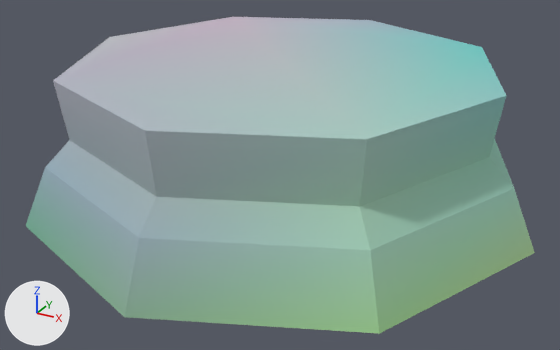
Two versions of the glTF model assets/kit/watcher_base.glb, one commit apart.
Rendered twice from a 50 mm lens placed at (0.847, -1.556, 0.829), pointed at (0.014, -0.041, 0.072). Every picture has the same lights, and +X, +Y and +Z are marked at lower left. The older version comes first. Vertices at exactly the same position are counted once.

Objects in the first picture: 'watcher_base'.
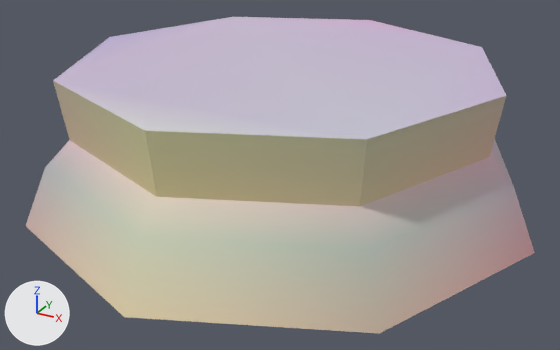
Changed parts and their boxes [x1, y1, x2, y2] in the pictures (560 x 350 px):
part 1 of me_watcher_base, recoloured: [26, 17, 535, 334] in both

Diff of the bpy script that builds the scene:
```diff
--- a/assets/kit/watcher_base.glb.py
+++ b/assets/kit/watcher_base.glb.py
@@ me_watcher_base @@
 me_watcher_base.from_pydata(...)  # 32 vertices, 60 faces; spans x -0.62..0.62, y -0.62..0.62, z 0.0..0.34
 # used by ob_watcher_base; location = (0.0, 0.0, 0.0)
+# me_watcher_base part 1: 60 faces centred in x -0.539..0.539, y -0.539..0.539, z 0.0..0.34 are repainted in the vertex colours, in many colours
 me_watcher_base.materials.append(mat_m_stone_trim)
```
